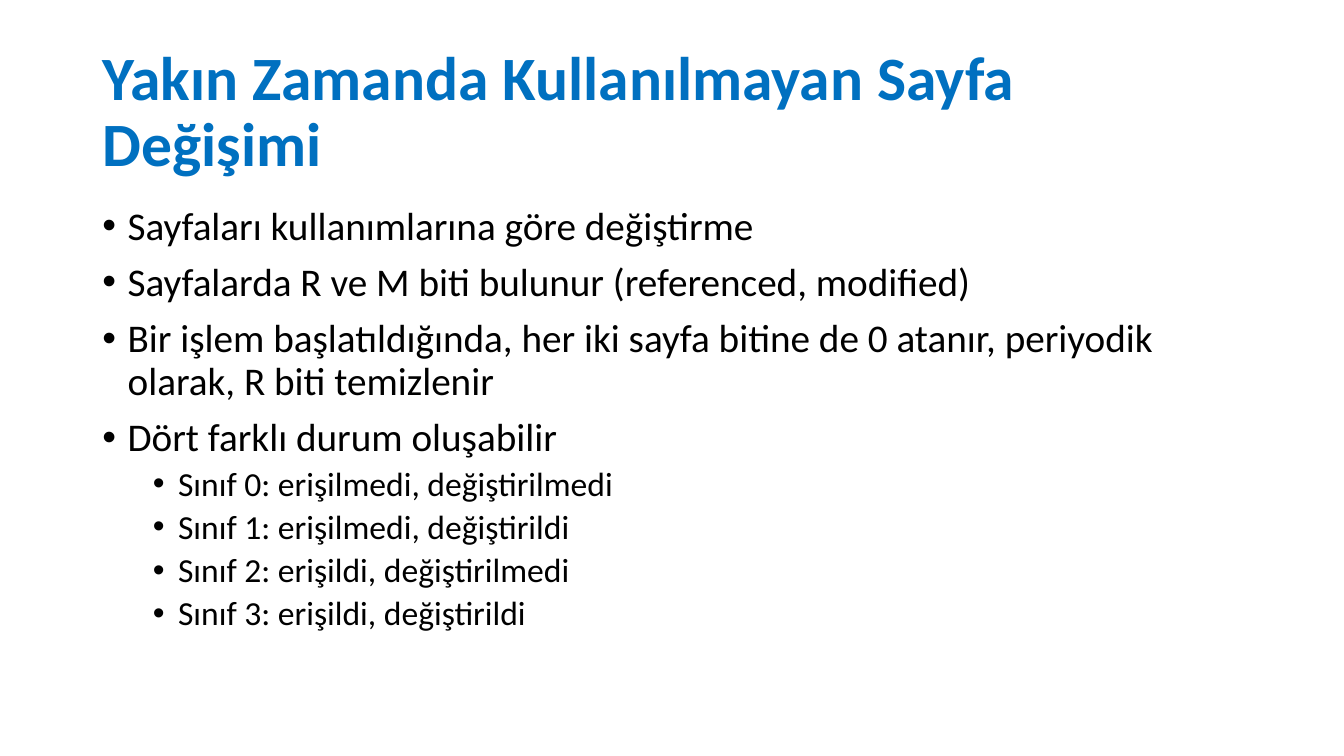
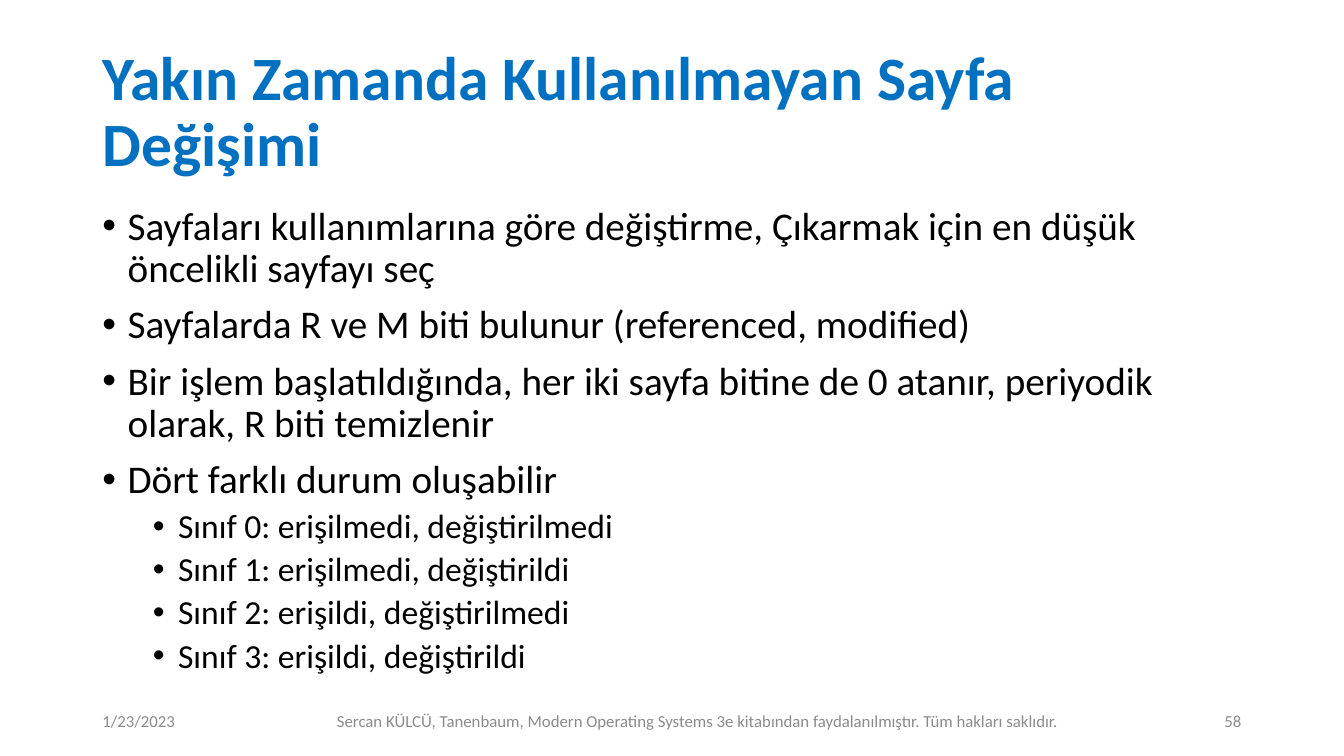
Before and after one commit to sercankulcu/sercankulcu.github.io, a slide deck: slide 58 of files/os/3_Bolum_3_Bellek.pptx (slide 43 before the commit). Drawn at 1344x756 pixels with LibreOffice and Linux fonts; fonts in the diff are those of the drawing. Boxes give left, top, right and bottom in pixels: in the first picture for what was removed or moved away, otherwise in the second. Text is boxed around its words. In the diff, an @@ line names an element or a change of style, - is before the commit and + after.

```diff
--- a/files/os/3_Bolum_3_Bellek.pptx
+++ b/files/os/3_Bolum_3_Bellek.pptx
@@ text at (x1=128, y1=212, x2=1136, y2=289): text changed @@
-• Sayfaları kullanımlarına göre değiştirme
+• Sayfaları kullanımlarına göre değiştirme, Çıkarmak için en düşük öncelikli sayfayı seç
@@ text added at (x1=102, y1=715, x2=174, y2=728), 12 pt, text #8C8C8C @@
+1/23/2023
@@ text added at (x1=337, y1=714, x2=1057, y2=730), 12 pt, text #8C8C8C @@
+Sercan KÜLCÜ, Tanenbaum, Modern Operating Systems 3e kitabından faydalanılmıştır. Tüm hakları saklıdır.
@@ page number added at (x1=1224, y1=715, x2=1241, y2=727), 12 pt, text #8C8C8C @@
+58
```
Also in this commit, not shown: 51 other slides changed, 65 slides added, 4 slides removed, 5 other files.
